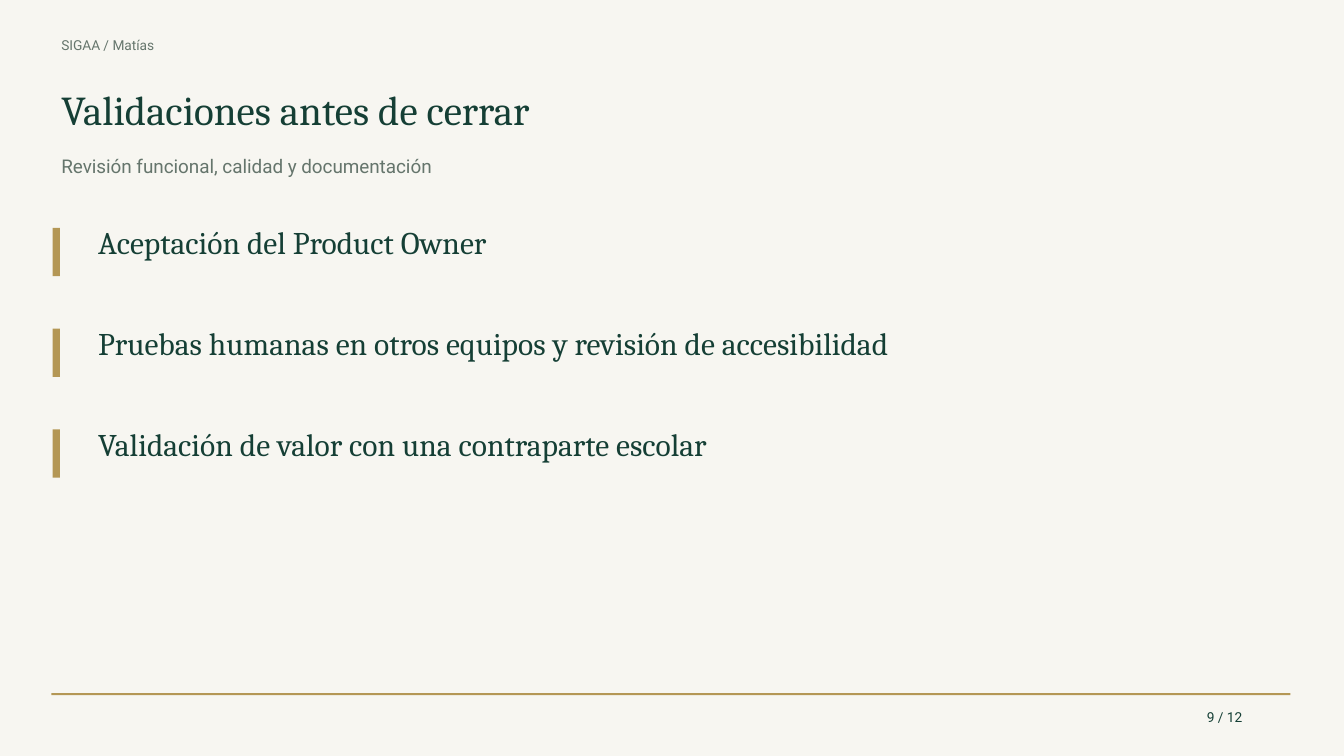
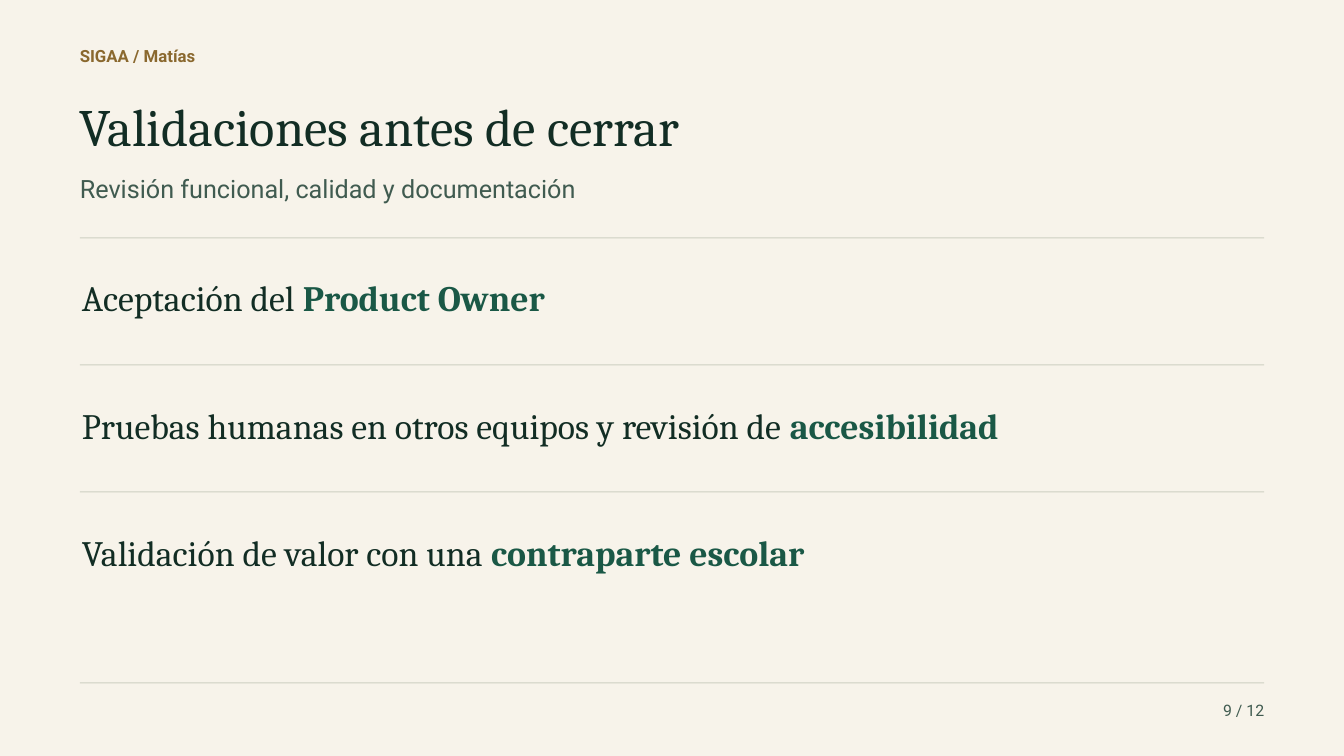
Before and after one commit to joellopez775/SIGAA-Capstone-2026, a slide deck: slide 9 of Fase 2/Evidencias Proyecto/SIGAA/output/presentaciones/Avance SIGAA - 12 noviembre 2026.pptx. Drawn at 1344x756 pixels with LibreOffice and Linux fonts; fonts in the diff are those of the drawing. Boxes give left, top, right and bottom in pixels: in the first picture for what was removed or moved away, otherwise in the second. Text is boxed around its words. In the diff, an @@ line names an element or a change of style, - is before the commit and + after.

```diff
--- a/Fase 2/Evidencias Proyecto/SIGAA/output/presentaciones/Avance SIGAA - 12 noviembre 2026.pptx
+++ b/Fase 2/Evidencias Proyecto/SIGAA/output/presentaciones/Avance SIGAA - 12 noviembre 2026.pptx
@@ background #F7F6F1 to #F7F3EA @@
@@ text "SIGAA / Matías": place and size @@
-text "SIGAA / Matías" at <box>61,40,155,50</box>
+text "SIGAA / Matías" at <box>80,49,196,62</box>
@@ text "SIGAA / Matías" at <box>80,49,196,62</box>: size 9.8 to 12 pt, text colour #65756C to #8A682E, bold on; vertical alignment top to middle @@
@@ text "Validaciones antes de cerrar": place and size @@
-text "Validaciones antes de cerrar" at <box>61,96,530,126</box>
+text "Validaciones antes de cerrar" at <box>80,109,679,147</box>
@@ text "Validaciones antes de cerrar" at <box>80,109,679,147</box>: size 29.2 to 37.5 pt, text colour #153F35 to #122D24; vertical alignment top to middle @@
@@ text "Revisión funcional, calidad y documentación": place and size @@
-text "Revisión funcional, calidad y documentación" at <box>61,158,431,177</box>
+text "Revisión funcional, calidad y documentación" at <box>80,179,575,204</box>
@@ text "Revisión funcional, calidad y documentación" at <box>80,179,575,204</box>: size 13.5 to 18 pt, text colour #65756C to #405B50; vertical alignment top to middle @@
@@ rectangle removed at <box>52,228,59,276</box> @@
@@ rectangle added at <box>80,237,1264,238</box>, fill #CDCFC1 @@
@@ text "Aceptación del Product Owner": place and size @@
-text "Aceptación del Product Owner" at <box>98,232,487,261</box>
+text "Aceptación del Product Owner" at <box>82,286,545,319</box>
@@ text "Aceptación del Product Owner" at <box>82,286,545,319</box>: size 22.5 to 25.5 pt; text colour #153F35 to #122D24 in "Aceptación del"; text colour #153F35 to #1A5846, bold on in "Product Owner"; vertical alignment top to middle @@
@@ rectangle removed at <box>52,329,59,377</box> @@
@@ rectangle added at <box>80,364,1264,365</box>, fill #CDCFC1 @@
@@ text "Pruebas humanas en otros equipos ...": place and size @@
-text "Pruebas humanas en otros equipos ..." at <box>98,333,888,362</box>
+text "Pruebas humanas en otros equipos ..." at <box>82,414,999,447</box>
@@ text "Pruebas humanas en otros equipos ..." at <box>82,414,999,447</box>: size 22.5 to 25.5 pt; text colour #153F35 to #122D24 in "Pruebas humanas en otros equipos y revisión ..."; text colour #153F35 to #1A5846, bold on in "accesibilidad"; vertical alignment top to middle @@
@@ rectangle removed at <box>52,430,59,478</box> @@
@@ rectangle added at <box>80,492,1264,493</box>, fill #CDCFC1 @@
@@ text "Validación de valor con una ...": place and size @@
-text "Validación de valor con una ..." at <box>98,434,706,463</box>
+text "Validación de valor con una ..." at <box>82,541,804,574</box>
@@ text "Validación de valor con una ..." at <box>82,541,804,574</box>: size 22.5 to 25.5 pt; text colour #153F35 to #122D24 in "Validación de valor con una"; text colour #153F35 to #1A5846, bold on in "contraparte escolar"; vertical alignment top to middle @@
@@ rectangle: place and size @@
-rectangle at <box>51,694,1291,696</box>
+rectangle at <box>80,683,1264,684</box>
@@ rectangle at <box>80,683,1264,684</box>: fill #B49755 to #CDCFC1 @@
@@ text "9 / 12": place and size @@
-text "9 / 12" at <box>1207,712,1242,722</box>
+text "9 / 12" at <box>1223,704,1264,716</box>
@@ text "9 / 12" at <box>1223,704,1264,716</box>: size 9.8 to 11.2 pt, text colour #153F35 to #405B50; alignment left to right; vertical alignment top to middle @@
```
Also in this commit, not shown: 11 other slides changed, 2 other files.
